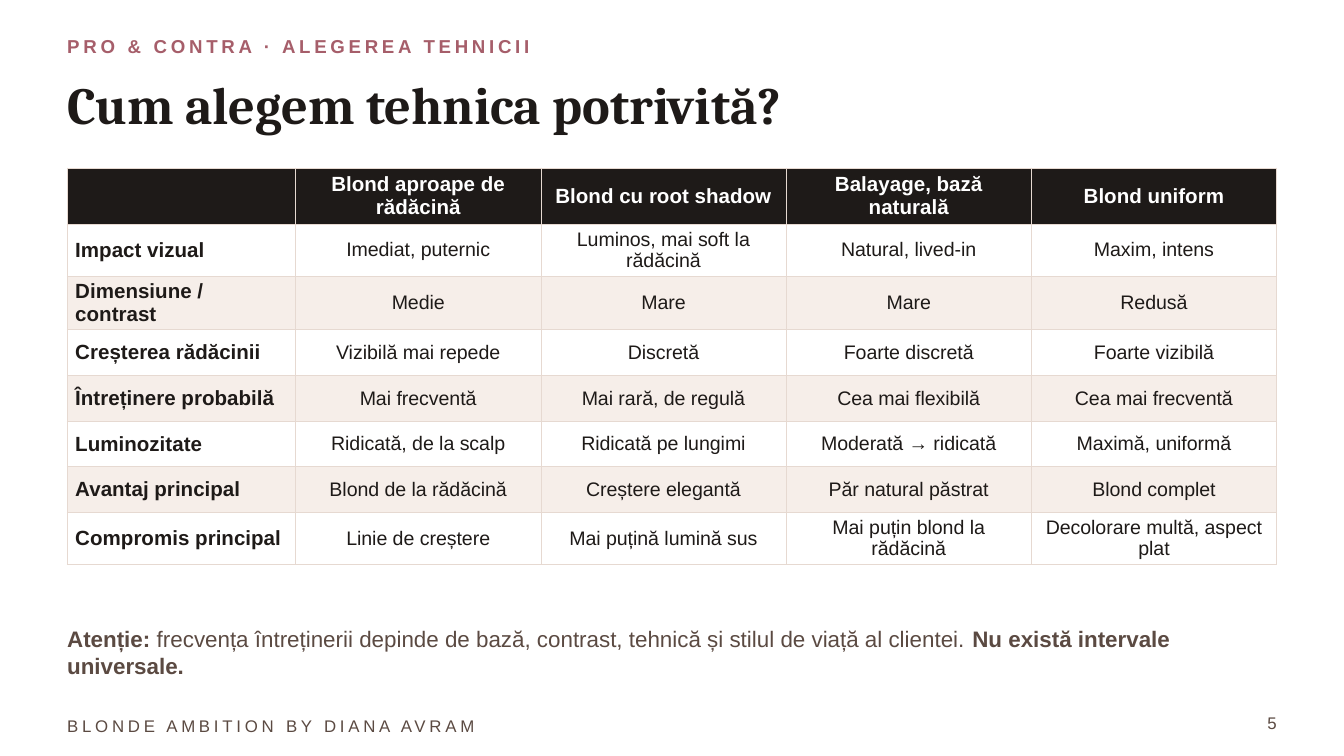
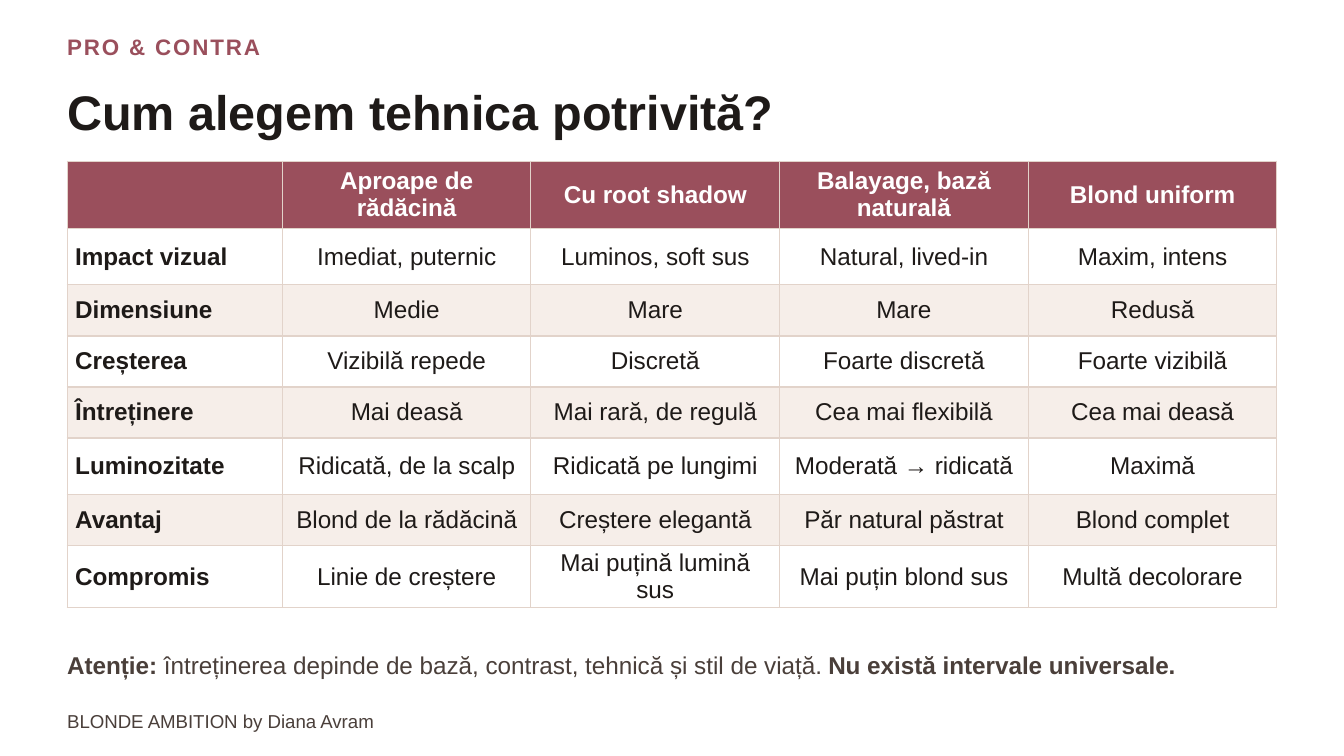
Before and after one commit to dianaavram2014/Blonde-ambition, a slide deck: slide 5 of BLONDE AMBITION - Lumina si umbra.pptx. Drawn at 1344x756 pixels with LibreOffice and Linux fonts; fonts in the diff are those of the drawing. Boxes give left, top, right and bottom in pixels: in the first picture for what was removed or moved away, otherwise in the second. Text is boxed around its words. In the diff, an @@ line names an element or a change of style, - is before the commit and + after.

```diff
--- a/BLONDE AMBITION - Lumina si umbra.pptx
+++ b/BLONDE AMBITION - Lumina si umbra.pptx
@@ text at box(67, 39, 260, 55): text changed; size 10 to 12 pt; text colour #A65E6A to #9A4F5C @@
-PRO & CONTRA · ALEGEREA TEHNICII
+PRO & CONTRA
@@ text "PRO & CONTRA" at box(67, 39, 260, 55): vertical alignment middle to top @@
@@ text "Cum alegem tehnica potrivită?": place and size @@
-text "Cum alegem tehnica potrivită?" at box(67, 87, 781, 136)
+text "Cum alegem tehnica potrivită?" at box(67, 94, 773, 139)
@@ text "Cum alegem tehnica potrivită?" at box(67, 94, 773, 139): size 28 to 26 pt, font Cambria to Arial @@
@@ table at box(67, 161, 1277, 603) @@
-row 1, column 2: Blond aproape de rădăcină
+row 1, column 2: Aproape de rădăcină
-row 1, column 3: Blond cu root shadow
+row 1, column 3: Cu root shadow
-row 2, column 3: Luminos, mai soft la rădăcină
+row 2, column 3: Luminos, soft sus
-row 3, column 1: Dimensiune / contrast
+row 3, column 1: Dimensiune
-row 4, column 1: Creșterea rădăcinii
+row 4, column 1: Creșterea
-row 4, column 2: Vizibilă mai repede
+row 4, column 2: Vizibilă repede
-row 5: Întreținere probabilă | Mai frecventă | Mai rară, de regulă | Cea mai flexibilă | Cea mai frecventă
+row 5: Întreținere | Mai deasă | Mai rară, de regulă | Cea mai flexibilă | Cea mai deasă
-row 6, column 5: Maximă, uniformă
+row 6, column 5: Maximă
-row 7, column 1: Avantaj principal
+row 7, column 1: Avantaj
-row 8: Compromis principal | Linie de creștere | Mai puțină lumină sus | Mai puțin blond la rădăcină | Decolorare multă, aspect plat
+row 8: Compromis | Linie de creștere | Mai puțină lumină sus | Mai puțin blond sus | Multă decolorare
@@ fill #1E1A18 to #9A4F5C in row 1 @@
@@ size 11 to 13 pt in "Balayage, bază naturală", "Blond uniform", "Impact vizual", "Luminozitate" @@
@@ size 10.5 to 13 pt in "Imediat, puternic", "Natural, lived-in", "Maxim, intens", "Medie" and 17 more places @@
@@ borders changed @@
@@ table: place and size @@
-table at box(67, 168, 1274, 563)
+table at box(67, 161, 1277, 603)
@@ text at box(67, 656, 1176, 680): text changed; size 12 to 13 pt; text colour #5B4A42 to #4A3F3A @@
-Atenție: frecvența întreținerii depinde de bază, contrast, tehnică și stilul de viață al clientei. Nu există intervale universale.
+Atenție: întreținerea depinde de bază, contrast, tehnică și stil de viață. Nu există intervale universale.
@@ text removed at box(67, 712, 605, 739) @@
-BLONDE AMBITION BY DIANA AVRAM
@@ text added at box(67, 714, 373, 732), 10 pt, text #4A3F3A @@
+BLONDE AMBITION by Diana Avram
@@ page number removed at box(1267, 717, 1276, 729) @@
-5
```
Also in this commit, not shown: 5 other slides changed, 1 other file.
